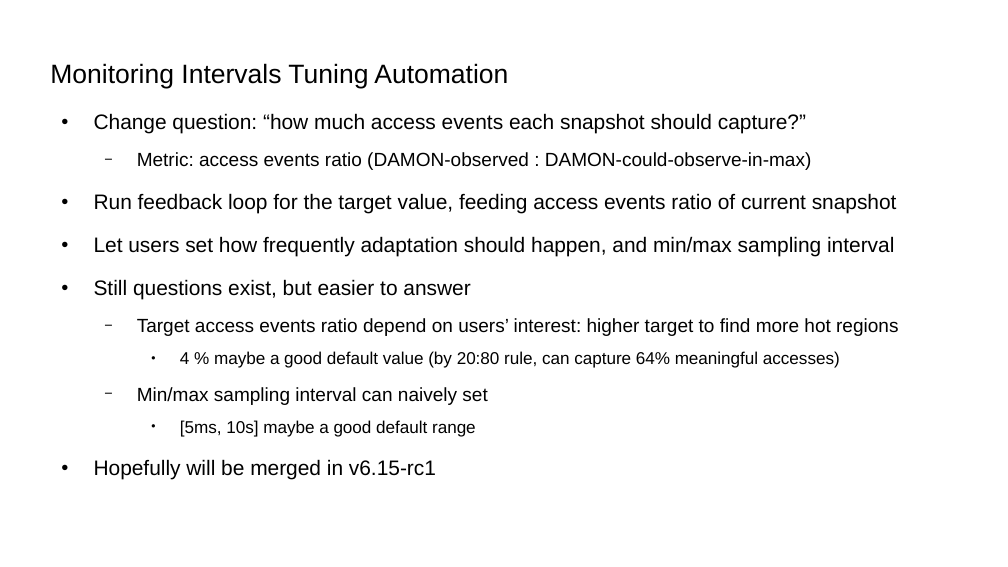
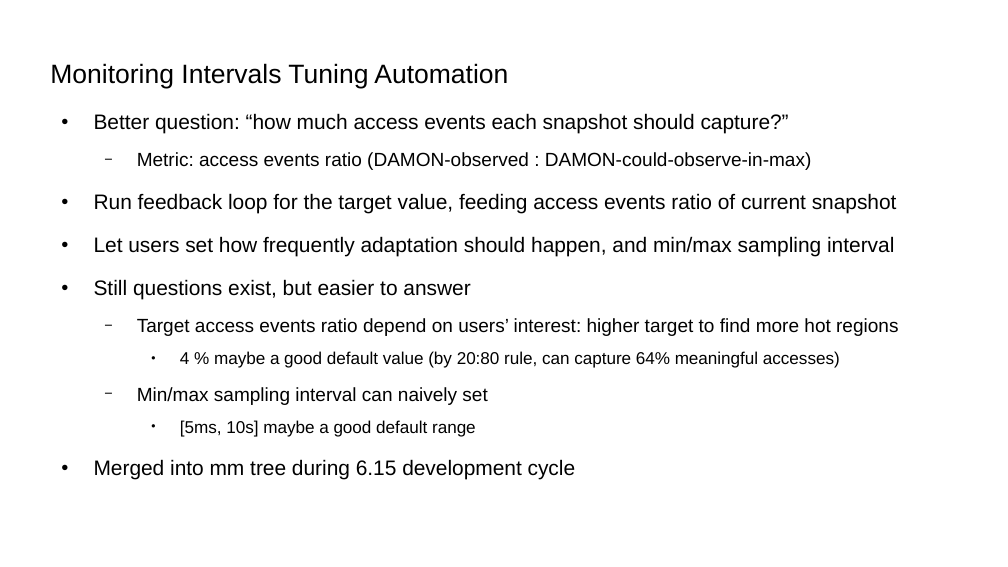
Before and after one commit to damonitor/talks, a slide deck: slide 12 of 2025/lsfmmbpf/damon_updates_plans_lsfmmbpf_2025.odp. Drawn at 1008x567 pixels with LibreOffice and Linux fonts; fonts in the diff are those of the drawing. Boxes give left, top, right and bottom in pixels: in the first picture for what was removed or moved away, otherwise in the second. Text is boxed around its words. In the diff, an @@ line names an element or a change of style, - is before the commit and + after.

```diff
--- a/2025/lsfmmbpf/damon_updates_plans_lsfmmbpf_2025.odp
+++ b/2025/lsfmmbpf/damon_updates_plans_lsfmmbpf_2025.odp
@@ text at (94, 113, 789, 133): text changed @@
-● Change question: “how much access events each snapshot should capture?”
+● Better question: “how much access events each snapshot should capture?”
@@ text at (94, 459, 576, 479): text changed @@
-● Hopefully will be merged in v6.15-rc1
+● Merged into mm tree during 6.15 development cycle
```
Also in this commit, not shown: 12 other slides changed, 1 slide added, 1 slide removed, 3 other files.
